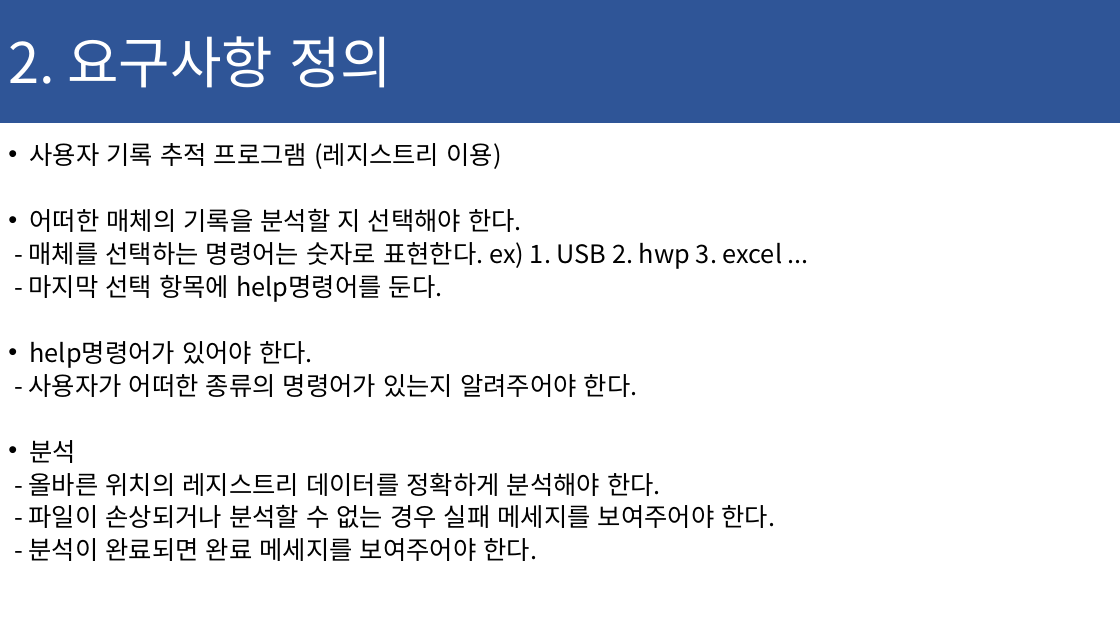
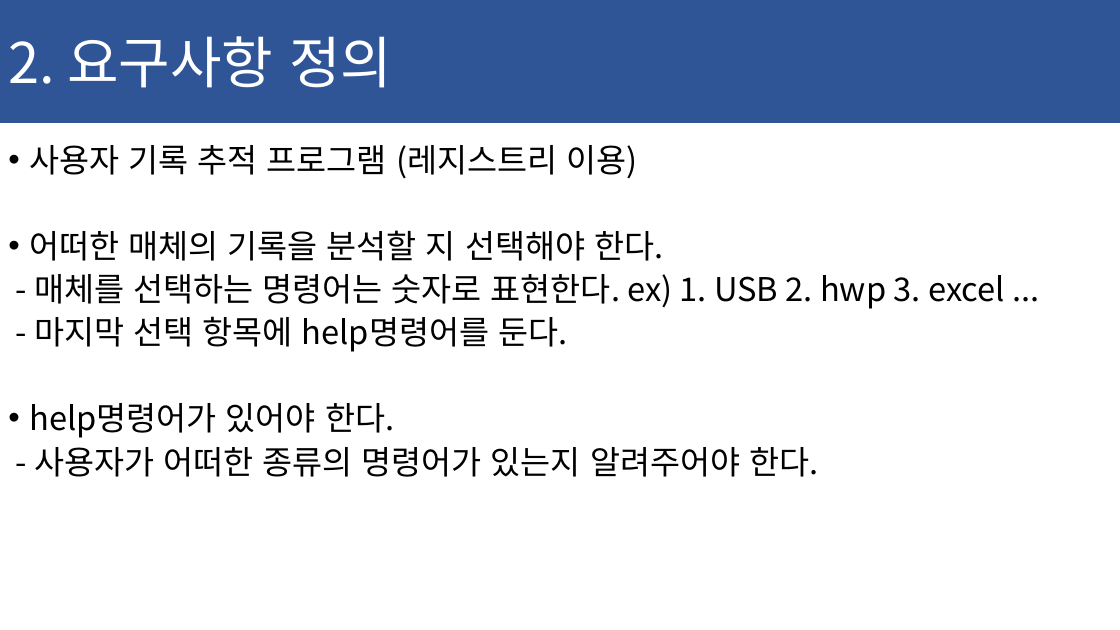
Before and after one commit to ChaeSung-Lee/DJ_InternShip, a slide deck: slide 16 of 2021_Summer/jp.hong/Project_BnD_jph.pptx (slide 17 before the commit). Drawn at 1120x630 pixels with LibreOffice and Linux fonts; fonts in the diff are those of the drawing. Boxes give left, top, right and bottom in pixels: in the first picture for what was removed or moved away, otherwise in the second. Text is boxed around its words. In the diff, an @@ line names an element or a change of style, - is before the commit and + after.

```diff
--- a/2021_Summer/jp.hong/Project_BnD_jph.pptx
+++ b/2021_Summer/jp.hong/Project_BnD_jph.pptx
@@ text "사용자 기록 추적 프로그램 (레지스트리 ..." at (29, 145, 1005, 477): size 21.7 to 28 pt; line spacing 0.7 to 0.8 @@
@@ text at (29, 440, 776, 561): paragraphs removed @@
-• 분석
-- 올바른 위치의 레지스트리 데이터를 정확하게 분석해야 한다.
-- 파일이 손상되거나 분석할 수 없는 경우 실패 메세지를 보여주어야 한다.
-- 분석이 완료되면 완료 메세지를 보여주어야 한다.
```
Also in this commit, not shown: 3 other slides changed, 1 slide added, 1 slide removed.
